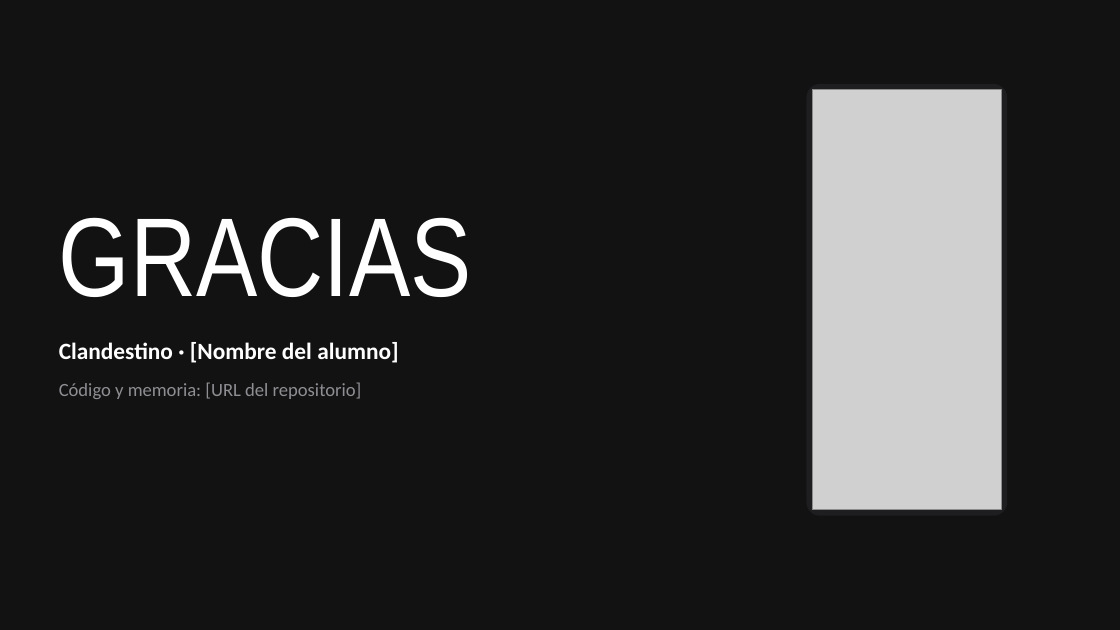
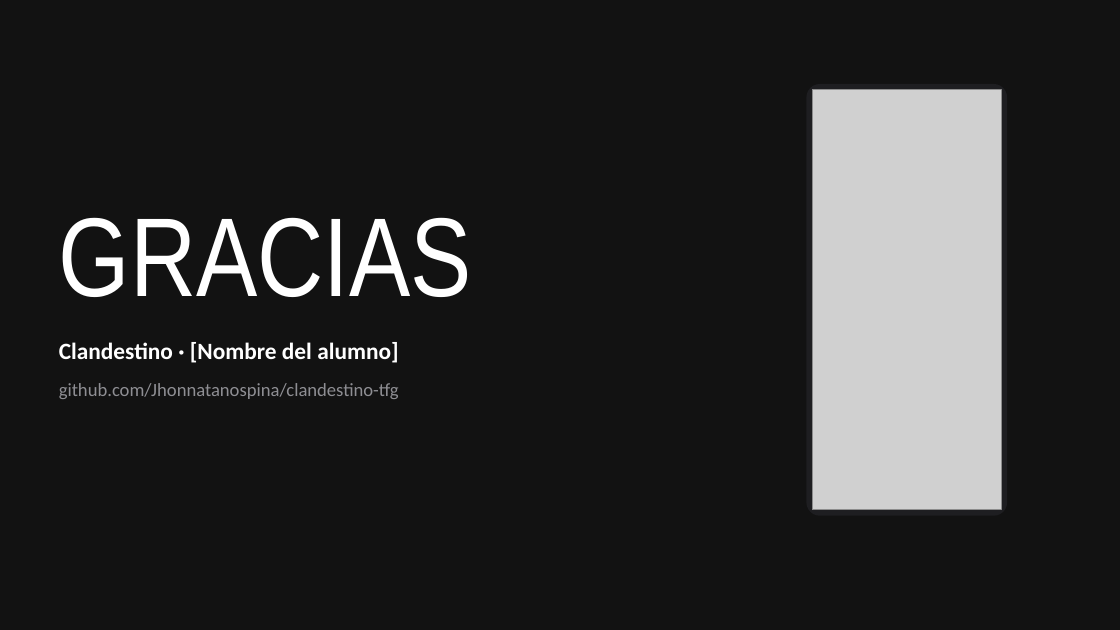
Before and after one commit to Jhonnatanospina/clandestino-tfg, a slide deck: slide 16 of docs/presentacion/clandestino-defensa.pptx. Drawn at 1120x630 pixels with LibreOffice and Linux fonts; fonts in the diff are those of the drawing; grey boxes stand for pictures. Boxes give left, top, right and bottom in pixels: in the first picture for what was removed or moved away, otherwise in the second. Text is boxed around its words. In the diff, an @@ line names an element or a change of style, - is before the commit and + after.

Commit message:
Añade la URL del repositorio a la memoria y la presentación

```diff
--- a/docs/presentacion/clandestino-defensa.pptx
+++ b/docs/presentacion/clandestino-defensa.pptx
@@ text at [59, 383, 399, 399]: text changed @@
-Código y memoria: [URL del repositorio]
+github.com/Jhonnatanospina/clandestino-tfg
```
Also in this commit, not shown: 3 other files.
